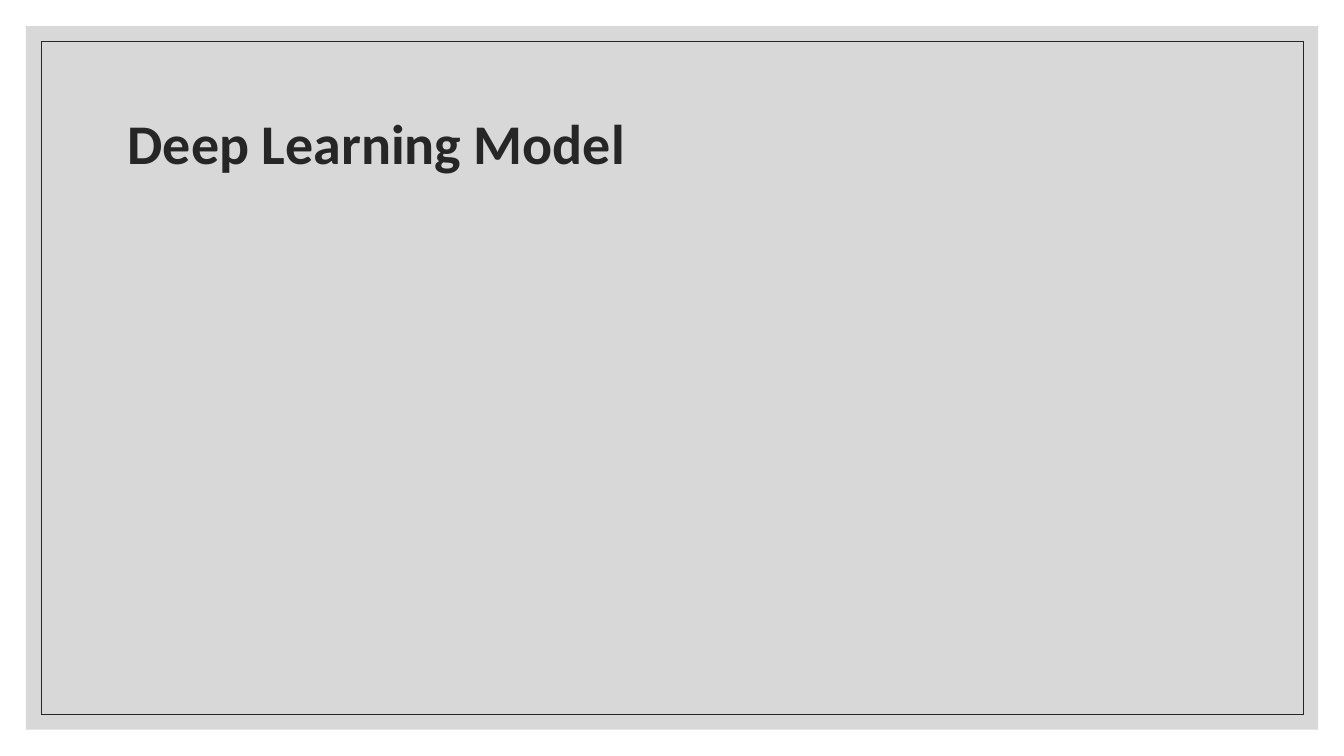
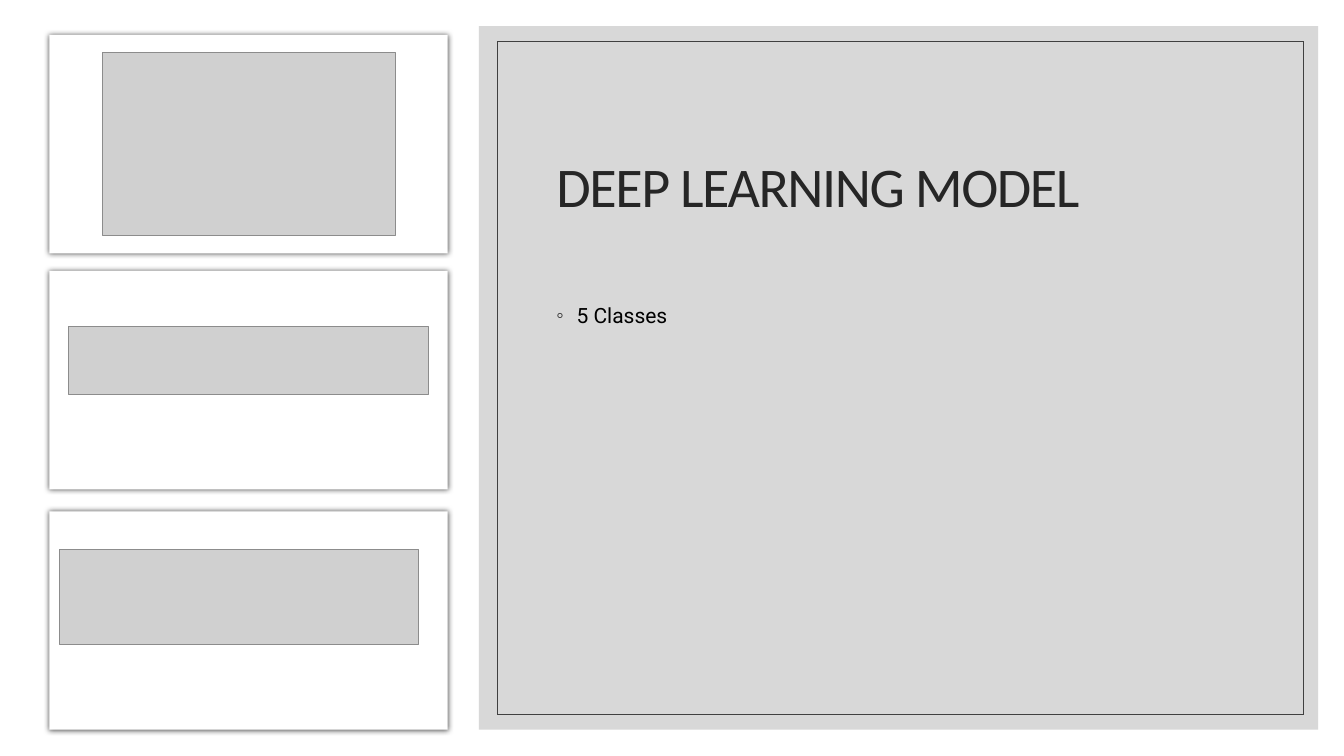
Before and after one commit to nancymathur/Project-3, a slide deck: slide 6 of IMDB Pres.pptx. Drawn at 1344x756 pixels with LibreOffice and Linux fonts; fonts in the diff are those of the drawing; grey boxes stand for pictures. Boxes give left, top, right and bottom in pixels: in the first picture for what was removed or moved away, otherwise in the second. Text is boxed around its words. In the diff, an @@ line names an element or a change of style, - is before the commit and + after.

Commit message:
ppt

```diff
--- a/IMDB Pres.pptx
+++ b/IMDB Pres.pptx
@@ rectangle added at (0,0,1344,756), fill #FFFFFF @@
@@ rectangle removed at (26,26,1319,730) @@
@@ rectangle added at (479,26,1319,730), fill #BFBFBF at 60% opacity @@
@@ rectangle removed at (41,41,1304,715) @@
@@ rectangle added at (49,35,448,254), fill #FFFFFF @@
@@ picture added at (102,53,395,236) @@
@@ rectangle added at (497,41,1303,715), outline #404040 0.5 pt @@
@@ title at (556,170,1080,208): text changed; bold off @@
-Deep Learning Model
+DEEP LEARNING MODEL
@@ rectangle added at (49,271,448,490), fill #FFFFFF @@
@@ picture added at (69,327,427,394) @@
@@ text added at (577,307,668,323), 15 pt, text #000000 @@
+◦ 5 Classes
@@ rectangle added at (49,511,448,730), fill #FFFFFF @@
@@ picture added at (59,549,418,644) @@
```
Also in this commit, not shown: 3 other slides changed, 1 slide added, 3 other files.
